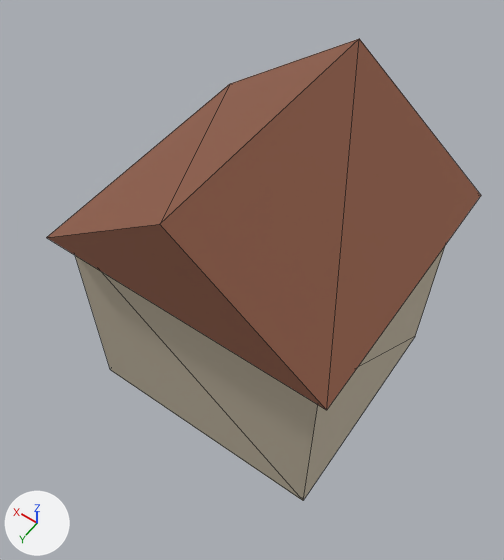
The glTF model assets/map3d_houses/townhouse_c.glb as it was, and as the next commit left it.
Both versions are drawn from a 50 mm lens placed at (-7.05, 10.65, 20.37), pointed at (0.1, 0.64, 4.64). The lights are fixed; the arrows at lower left show +X, +Y and +Z. The first picture is the older version. Mesh edges are drawn as thin lines. Vertices at exactly the same position are counted once.

In view in the first picture: 'townhouse_c'.
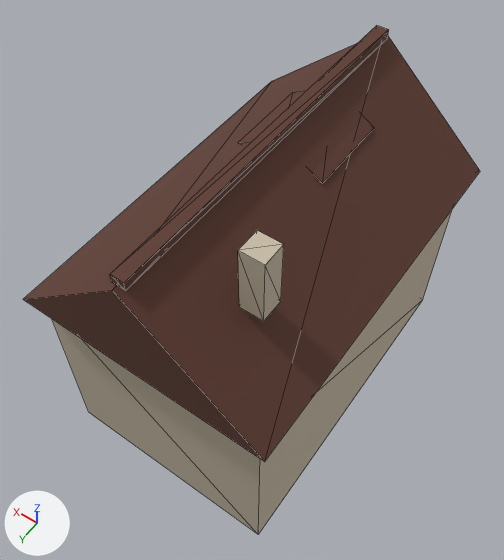
Location of each change, (x1, y1, x2, y2) in pixels of the pictures (504 x 560 px; the box of a moved part takes in the faces that stretch with it):
'townhouse_c', recoloured, reshaped (10% taller): before (46, 39, 481, 501); after (23, 26, 480, 535)
part 1 of me_cube, added: after (52, 210, 452, 535)
part 2 of me_cube, added (beige): after (238, 230, 284, 321)
part 3 of me_cube, added: after (110, 26, 389, 291)
part 4 of me_cube, moved or reshaped: before (46, 39, 481, 410); after (238, 91, 374, 183)
part 5 of me_cube, deleted (beige): before (75, 246, 445, 501)
part 6 of me_cube, added (brown): after (23, 36, 480, 462)

The edits, one by one:
Material 'roof' (mat_roof) changes colour from brown #8c5a45 to brown #5e3a2e; in linear values from (0.262, 0.102, 0.0595) to (0.112, 0.0423, 0.0273).
me_cube is used by ob_townhouse_c; location (0.0, 0.0, 0.0).
Verts and faces of me_cube; kept vertices keep their numbers, new ones are numbered from 14.
me_cube had 14 vertices, 20 faces and spanned x -4.25..4.25, y -3.97..3.97, z 0.0..10.0.
me_cube now has 44 vertices, 64 faces and spans x -3.7..3.7, y -5.5..5.5, z 0.0..10.0.
me_cube part 1: a new loose piece, a box spanning x -3.35..3.35, y -5.15..5.15, z 0.0..6.23, in mat_wall (beige #c8bca6).
me_cube part 2: a new loose piece, a box spanning x -2.33..-1.69, y 2.97..3.62, z 8.11..10.0, in mat_wall (beige #c8bca6).
me_cube part 3: a new loose piece, a box spanning x -0.19..0.19, y -5.32..5.32, z 9.38..9.62, in mat_roof (brown #5e3a2e).
me_cube part 4: the loose piece of 6 vertices spanning x -4.25..4.25, y -3.97..3.97, z 6.8..10.0 is scaled about its middle by (0.301, 0.32, 0.23), then moved by (0.0, -1.65, 0.38).
me_cube part 5: the loose piece of 8 vertices spanning x -3.85..3.85, y -3.58..3.58, z 0.0..6.8 is deleted.
Part 6, on me_cube:
New vertex 14 is at (-3.7, -5.5, 6.23), pixel (480, 171).
New vertex 15 is at (3.7, -5.5, 6.23), pixel (271, 81).
New vertex 16 is at (0.0, -5.5, 9.43).
New vertices 17, 18, 19 stand at vertices 14, 15, 16, in that order, plus (0.0, 11.0, 0.0).
New faces: (14, 15, 16), (17, 19, 18), (15, 18, 19), (15, 19, 16), (14, 16, 17), (16, 19, 17) (mat_roof (brown #5e3a2e)).
New faces: (14, 17, 18), (14, 18, 15) (mat_roof (brown #5e3a2e)).
Other edits to the shape of me_cube do not show in these pictures.
